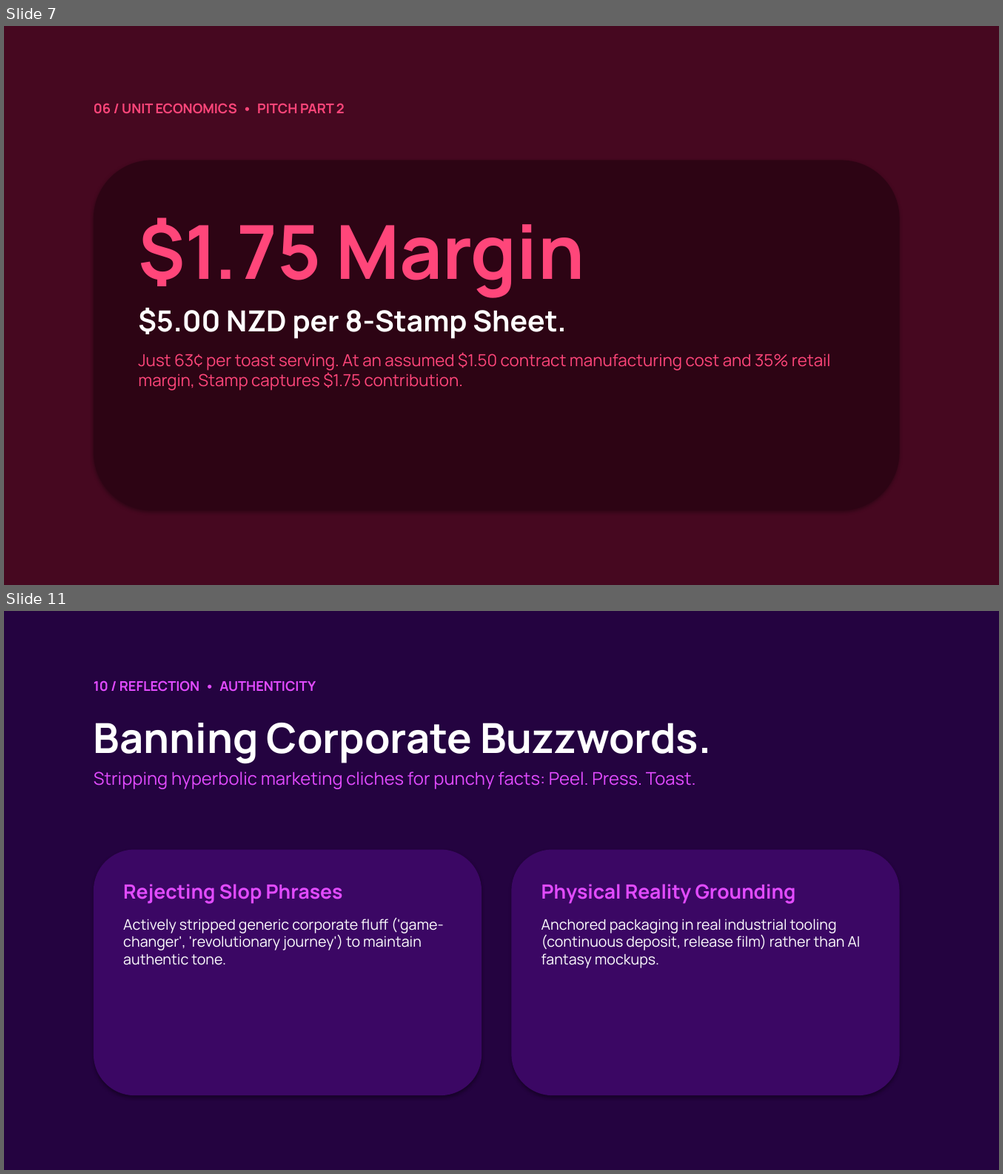
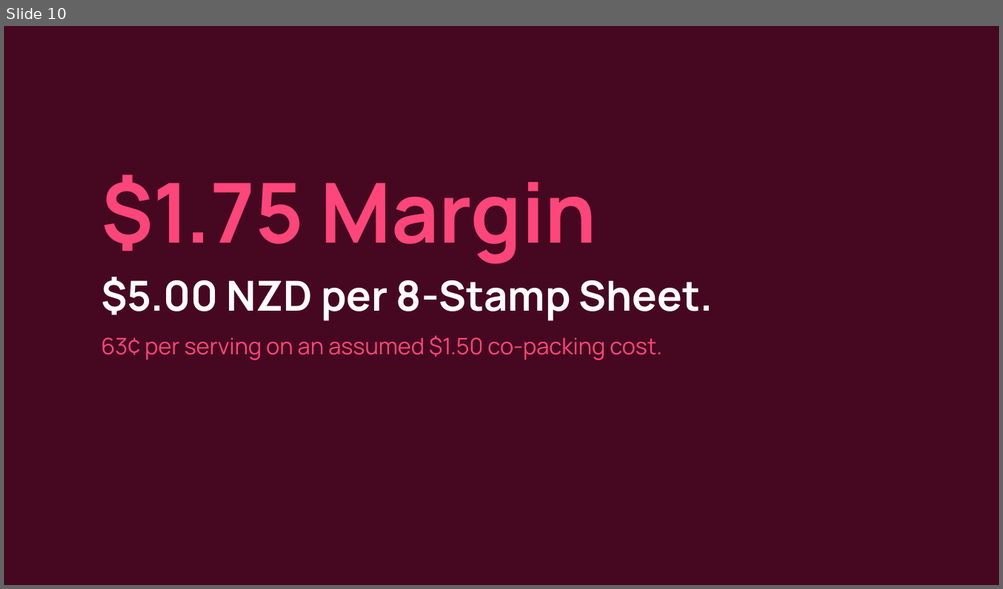
Before and after one commit to JacobCrume/stamp-spreads, a slide deck: presentation/Stamp-pitch.pptx. Shown one above the other, each under a label of ours: slides 7 and 11 before the commit, slide 10 after it; the slides between them are not shown. The pictures are 1003x1174 and 1003x589 pixels, drawn with LibreOffice and Linux fonts; fonts in the diff are those of the drawing. Boxes give left, top, right and bottom in pixels: in the first picture for what was removed or moved away, otherwise in the second. Text is boxed around its words. In the diff, an @@ line names an element or a change of style, - is before the commit and + after.

```diff
--- a/presentation/Stamp-pitch.pptx
+++ b/presentation/Stamp-pitch.pptx
@@ slide 11 removed at [4,611,999,1170], background #FFFFFF @@
@@ rectangle removed at [4,611,999,1170] @@
@@ text removed at [94,681,316,692] @@
-10 / REFLECTION • AUTHENTICITY
@@ text removed at [94,723,711,789] @@
-Banning Corporate Buzzwords.
-Stripping hyperbolic marketing cliches for punchy facts: Peel. Press. Toast.
@@ rounded rectangle removed at [94,850,481,1096] @@
@@ rounded rectangle removed at [512,850,899,1096] @@
@@ text removed at [123,884,444,965] @@
-Rejecting Slop Phrases
-Actively stripped generic corporate fluff ('game-changer', 'revolutionary journey') to maintain authentic tone.
@@ text removed at [541,884,860,968] @@
-Physical Reality Grounding
-Anchored packaging in real industrial tooling (continuous deposit, release film) rather than AI fantasy mockups.
@@ what was slide 7 is now slide 10 @@
@@ slide 10 changed as well @@
@@ text removed at [94,103,344,114] @@
-06 / UNIT ECONOMICS • PITCH PART 2
@@ rounded rectangle removed at [94,160,899,511] @@
@@ text at [101,175,712,321]: size 72 to 80 pt in "$1.75 Margin"; size 28 to 40 pt in "$5.00 NZD per 8-Stamp Sheet."; more space between paragraphs @@
@@ text "$1.75 Margin": place and size @@
-text "$1.75 Margin" at [138,218,831,391]
+text "$1.75 Margin" at [101,175,712,360]
@@ text at [101,335,662,360]: text changed; size 16 to 22 pt @@
-Just 63¢ per toast serving. At an assumed $1.50 contract manufacturing cost and 35% retail margin, Stamp captures $1.75 contribution.
+63¢ per serving on an assumed $1.50 co-packing cost.
```
Also in this commit, not shown: 5 other slides changed, 11 slides added, 6 other slides removed, 2 other files.
